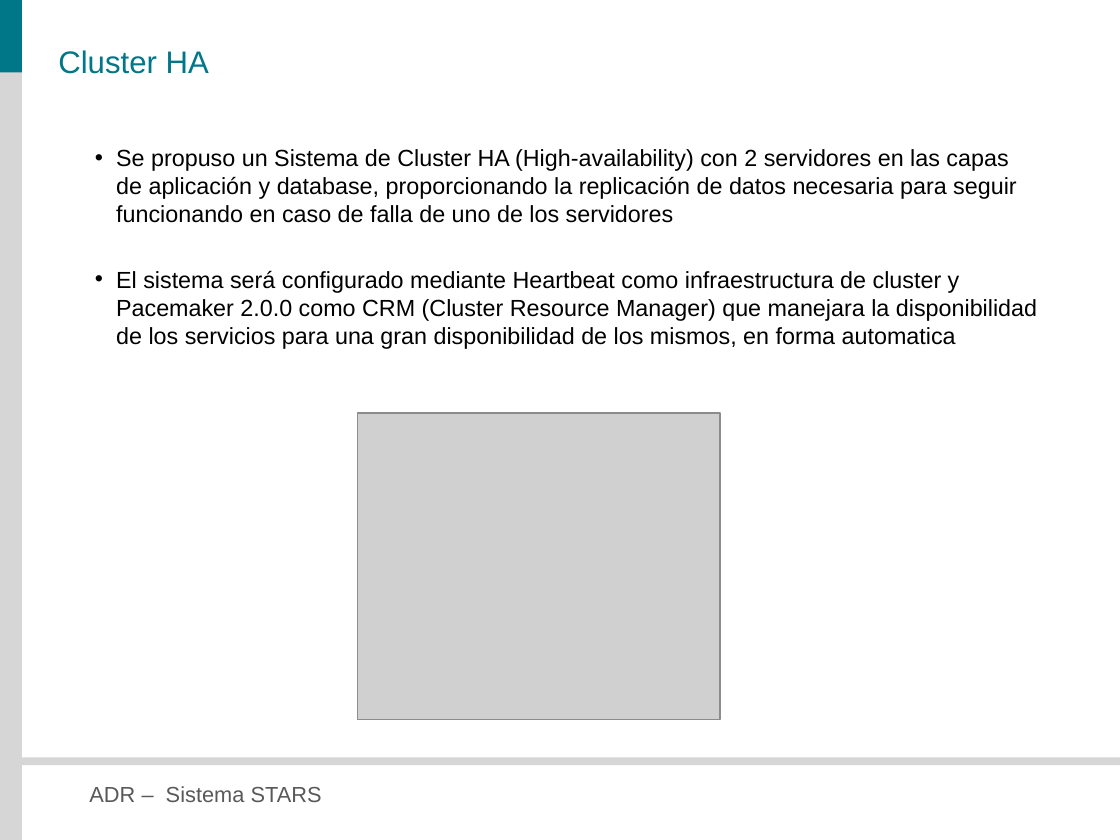
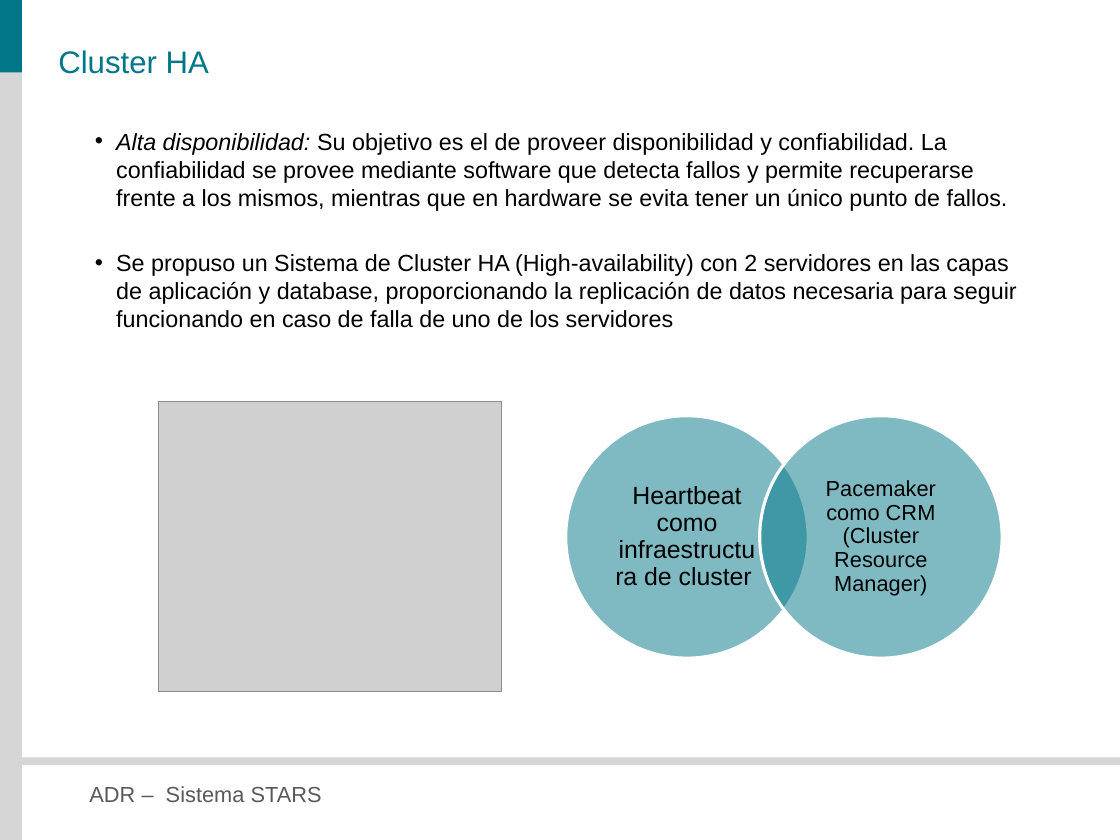
Before and after one commit to veritoreinoso/adr-2010, a slide deck: slide 17 of Presentacion.pptx. Drawn at 1120x840 pixels with LibreOffice and Linux fonts; fonts in the diff are those of the drawing; grey boxes stand for pictures. Boxes give left, top, right and bottom in pixels: in the first picture for what was removed or moved away, otherwise in the second. Text is boxed around its words. In the diff, an @@ line names an element or a change of style, - is before the commit and + after.

```diff
--- a/Presentacion.pptx
+++ b/Presentacion.pptx
@@ text "Alta disponibilidad: Su objetivo es ...": place and size @@
-text "Alta disponibilidad: Su objetivo es ..." at [116,149,1037,349]
+text "Alta disponibilidad: Su objetivo es ..." at [116,133,1016,328]
@@ text at [116,133,1008,211]: paragraph added @@
+• Alta disponibilidad: Su objetivo es el de proveer disponibilidad y confiabilidad. La confiabilidad se provee mediante software que detecta fallos y permite recuperarse frente a los mismos, mientras que en hardware se evita tener un único punto de fallos.
@@ text at [116,270,1037,349]: paragraph removed @@
-• El sistema será configurado mediante Heartbeat como infraestructura de cluster y Pacemaker 2.0.0 como CRM (Cluster Resource Manager) que manejara la disponibilidad de los servicios para una gran disponibilidad de los mismos, en forma automatica
@@ picture: place and size @@
-picture at [357,413,720,720]
+picture at [159,401,502,691]
@@ group added at [566,416,1001,657]: 2 ellipses, 2 texts @@
+Heartbeat como infraestructura de cluster
+Pacemaker como CRM (Cluster Resource Manager)
```
Also in this commit, not shown: 2 other slides changed.
